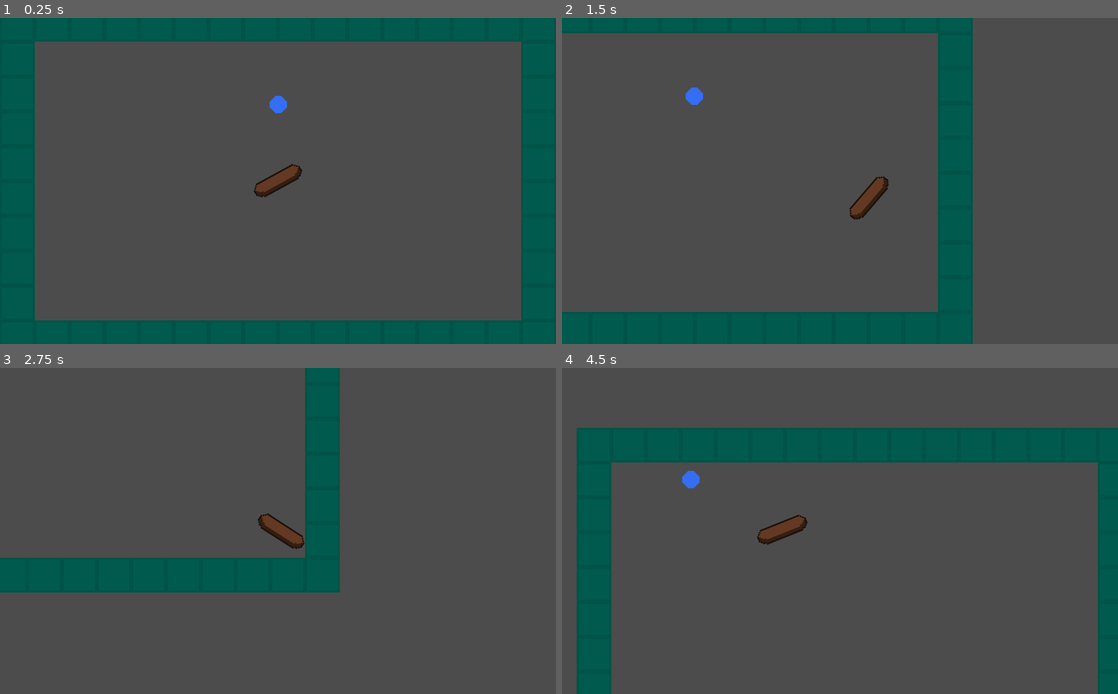
Above: before the commit, frames 1-4 (two rows, left to right).
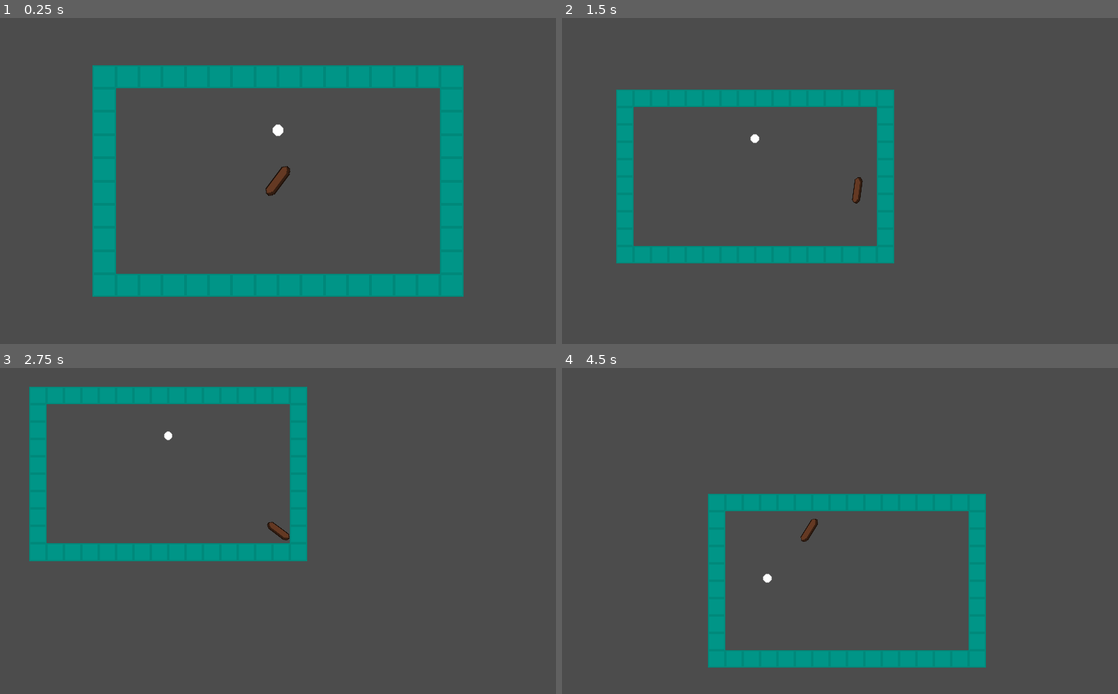
Above: after the commit, the same moments.

Repository: Aidunlin/PaddleBattle
Game: Godot game, scene res://Main.tscn
The game is run twice, just before and just after one commit, with the same random seed, the same clock (stepped at 60 frames per second) and the same inputs.
Inputs (mouse positions are in pixels of both pictures, inside the frame that each line leads up to):
- Up to frame 1 (0.25 s): no input
- Up to frame 2 (1.5 s): move the mouse to (962, 164) at 0.52 s; hold Right (ui_right) 0.53-1.28 s; hold Middle mouse button (ui_middle_click) 0.53-1.28 s; tap Space (ui_select) at 0.77, 0.8, 1.07, 1.35 s; move the mouse to (728, 197) at 1.27 s; hold Down (ui_down) from 1.28 s (still down)
- Up to frame 3 (2.75 s): tap Space (ui_select) at 1.52, 1.82, 2.3 s; tap Middle mouse button (ui_middle_click) at 1.55 s; move the mouse to (333, 459) at 2.02 s; release Down (ui_down) at 2.03 s; hold Right (ui_right) from 2.03 s (still down); hold Middle mouse button (ui_middle_click) from 2.03 s (still down)
- Up to frame 4 (4.5 s): move the mouse to (812, 596) at 2.77 s; release Right (ui_right) at 2.78 s; release Middle mouse button (ui_middle_click) at 2.78 s; hold Up (ui_up) 2.78-3.53 s; tap Middle mouse button (ui_middle_click) at 2.85, 4.35 s; tap Space (ui_select) at 3.02, 3.32 s; move the mouse to (1006, 579) at 3.52 s; hold Space (ui_select) 3.53-4.28 s; hold Left (ui_left) from 3.53 s (still down); move the mouse to (673, 482) at 4.27 s

The runs differ from the first frame. In frame 1, 40% of the frame differs, in the area x 0-100%, y 0-100%; in frame 2, 25%; in frame 3, 18%; in frame 4, 26%.

Commit message:
Improve physics and map-making

Diff:
--- a/Ball.gd
+++ /dev/null
@@ -1,6 +0,0 @@
-extends RigidBody2D
-
-
-func _ready():
-	randomize()
-	modulate = Color(randf(), randf(), randf())
--- a/Ball.tscn
+++ b/Ball.tscn
@@ -1,7 +1,6 @@
-[gd_scene load_steps=5 format=2]
+[gd_scene load_steps=4 format=2]
 
 [ext_resource path="res://ball.png" type="Texture" id=1]
-[ext_resource path="res://Ball.gd" type="Script" id=2]
 
 [sub_resource type="PhysicsMaterial" id=1]
 friction = 0.0
@@ -14,7 +13,6 @@
 physics_material_override = SubResource( 1 )
 gravity_scale = 0.0
 continuous_cd = 2
-script = ExtResource( 2 )
 
 [node name="Sprite" type="Sprite" parent="."]
 texture = ExtResource( 1 )
--- a/Camera2D.gd
+++ b/Camera2D.gd
@@ -6,8 +6,8 @@
 	if event.is_action_pressed("ui_scroll_down"):
 		zoom += Vector2(0.2, 0.2)
 	if event.is_action_pressed("ui_middle_click"):
-		zoom = Vector2(1, 1)
+		zoom = Vector2(2, 2)
 	if zoom > Vector2(5, 5):
 		zoom = Vector2(5, 5)
-	if zoom < Vector2(0.4, 0.4):
-		zoom = Vector2(0.4, 0.4)
+	if zoom < Vector2(1, 1):
+		zoom = Vector2(1, 1)
--- a/Player.gd
+++ b/Player.gd
@@ -1,9 +1,9 @@
 extends KinematicBody2D
 
-export var moveSpeed = 400
-export var sprintSpeed = 700
-export var acceleration = 0.1
-export var friction = 0.05
+export var move_speed = 250
+export var sprint_speed = 350
+export var acceleration = 0.05
+export var friction = 0.01
 var velocity = Vector2.ZERO
 
 func _ready():
@@ -18,9 +18,9 @@
 	input_velocity.y -= float(Input.is_action_pressed("ui_up"))
 
 	if Input.is_action_pressed("ui_select"):
-		input_velocity = input_velocity.normalized() * sprintSpeed
+		input_velocity = input_velocity.normalized() * sprint_speed
 	else:
-		input_velocity = input_velocity.normalized() * moveSpeed
+		input_velocity = input_velocity.normalized() * move_speed
 
 	if input_velocity.length() > 0:
 		velocity = velocity.linear_interpolate(input_velocity, acceleration)
@@ -29,4 +29,8 @@
 
 	velocity = move_and_slide(velocity)
 
+	var coll_info = move_and_collide(velocity * delta)
+	if coll_info:
+		velocity = velocity.bounce(coll_info.normal)
+
 	rotation += get_local_mouse_position().angle() * 0.1
--- a/Player.tscn
+++ b/Player.tscn
@@ -19,5 +19,6 @@
 
 [node name="Camera2D" type="Camera2D" parent="."]
 current = true
+zoom = Vector2( 1.5, 1.5 )
 smoothing_enabled = true
 script = ExtResource( 3 )
--- a/maps/TestMap.gd
+++ /dev/null
@@ -1,5 +0,0 @@
-extends Node2D
-
-func _ready():
-	randomize()
-	modulate = Color(randf(), randf(), randf())
--- a/maps/TestMap.tscn
+++ b/maps/TestMap.tscn
@@ -1,82 +1,54 @@
 [gd_scene load_steps=7 format=2]
 
 [ext_resource path="res://block.png" type="Texture" id=1]
-[ext_resource path="res://maps/TestMap.gd" type="Script" id=2]
 
-[sub_resource type="RectangleShape2D" id=1]
-extents = Vector2( 512, 64 )
+[sub_resource type="TileSet" id=1]
+0/name = "block.png 0"
+0/texture = ExtResource( 1 )
+0/tex_offset = Vector2( 0, 0 )
+0/modulate = Color( 1, 1, 1, 1 )
+0/region = Rect2( 0, 0, 64, 64 )
+0/tile_mode = 0
+0/occluder_offset = Vector2( 0, 0 )
+0/navigation_offset = Vector2( 0, 0 )
+0/shape_offset = Vector2( 0, 0 )
+0/shape_transform = Transform2D( 1, 0, 0, 1, 0, 0 )
+0/shape_one_way = false
+0/shape_one_way_margin = 0.0
+0/shapes = [  ]
+0/z_index = 0
 
 [sub_resource type="RectangleShape2D" id=2]
-extents = Vector2( 512, 64 )
+extents = Vector2( 512, 32 )
 
 [sub_resource type="RectangleShape2D" id=3]
-extents = Vector2( 64, 320 )
+extents = Vector2( 512, 32 )
 
 [sub_resource type="RectangleShape2D" id=4]
-extents = Vector2( 64, 320 )
+extents = Vector2( 32, 320 )
 
-[node name="TestMap" type="Node2D"]
-script = ExtResource( 2 )
+[sub_resource type="RectangleShape2D" id=5]
+extents = Vector2( 32, 320 )
 
-[node name="Wall" type="StaticBody2D" parent="."]
+[node name="TestMap" type="TileMap"]
+tile_set = SubResource( 1 )
+format = 1
+tile_data = PoolIntArray( 0, 0, 0, 1, 0, 0, 2, 0, 0, 3, 0, 0, 4, 0, 0, 5, 0, 0, 6, 0, 0, 7, 0, 0, 8, 0, 0, 9, 0, 0, 10, 0, 0, 11, 0, 0, 12, 0, 0, 13, 0, 0, 14, 0, 0, 15, 0, 0, 65536, 0, 0, 65551, 0, 0, 131072, 0, 0, 131087, 0, 0, 196608, 0, 0, 196623, 0, 0, 262144, 0, 0, 262159, 0, 0, 327680, 0, 0, 327695, 0, 0, 393216, 0, 0, 393231, 0, 0, 458752, 0, 0, 458767, 0, 0, 524288, 0, 0, 524303, 0, 0, 589824, 0, 0, 589825, 0, 0, 589826, 0, 0, 589827, 0, 0, 589828, 0, 0, 589829, 0, 0, 589830, 0, 0, 589831, 0, 0, 589832, 0, 0, 589833, 0, 0, 589834, 0, 0, 589835, 0, 0, 589836, 0, 0, 589837, 0, 0, 589838, 0, 0, 589839, 0, 0 )
 
-[node name="CollisionShape2D" type="CollisionShape2D" parent="Wall"]
-position = Vector2( 512, 0 )
-shape = SubResource( 1 )
+[node name="Walls" type="StaticBody2D" parent="."]
 
-[node name="TextureRect" type="TextureRect" parent="Wall"]
-margin_right = 1024.0
-margin_bottom = 64.0
-texture = ExtResource( 1 )
-stretch_mode = 2
-__meta__ = {
-"_edit_use_anchors_": false
-}
-
-[node name="Wall2" type="StaticBody2D" parent="."]
-position = Vector2( 0, 576 )
-
-[node name="CollisionShape2D" type="CollisionShape2D" parent="Wall2"]
-position = Vector2( 512, 64 )
+[node name="TopWall" type="CollisionShape2D" parent="Walls"]
+position = Vector2( 512, 32 )
 shape = SubResource( 2 )
 
-[node name="TextureRect" type="TextureRect" parent="Wall2"]
-margin_right = 1024.0
-margin_bottom = 64.0
-texture = ExtResource( 1 )
-stretch_mode = 2
-__meta__ = {
-"_edit_use_anchors_": false
-}
-
-[node name="Wall3" type="StaticBody2D" parent="."]
-position = Vector2( 0, 64 )
-
-[node name="CollisionShape2D" type="CollisionShape2D" parent="Wall3"]
-position = Vector2( 0, 256 )
+[node name="BottomWall" type="CollisionShape2D" parent="Walls"]
+position = Vector2( 512, 608 )
 shape = SubResource( 3 )
 
-[node name="TextureRect" type="TextureRect" parent="Wall3"]
-margin_right = 64.0
-margin_bottom = 512.0
-texture = ExtResource( 1 )
-stretch_mode = 2
-__meta__ = {
-"_edit_use_anchors_": false
-}
-
-[node name="Wall4" type="StaticBody2D" parent="."]
-position = Vector2( 960, 64 )
-
-[node name="CollisionShape2D" type="CollisionShape2D" parent="Wall4"]
-position = Vector2( 64, 256 )
+[node name="LeftWall" type="CollisionShape2D" parent="Walls"]
+position = Vector2( 32, 320 )
 shape = SubResource( 4 )
 
-[node name="TextureRect" type="TextureRect" parent="Wall4"]
-margin_right = 64.0
-margin_bottom = 512.0
-texture = ExtResource( 1 )
-stretch_mode = 2
-__meta__ = {
-"_edit_use_anchors_": false
-}
+[node name="RightWall" type="CollisionShape2D" parent="Walls"]
+position = Vector2( 992, 320 )
+shape = SubResource( 5 )
--- a/project.godot
+++ b/project.godot
@@ -17,7 +17,6 @@
 
 config/name="pong-game"
 run/main_scene="res://Main.tscn"
-config/icon="res://icon.png"
 
 [display]
 
@@ -89,7 +88,10 @@
  ]
 }
 
+[physics]
+
+common/physics_fps=120
+
 [rendering]
 
 quality/2d/use_pixel_snap=true
-environment/default_environment="res://default_env.tres"
Binary file changed: ball.png
